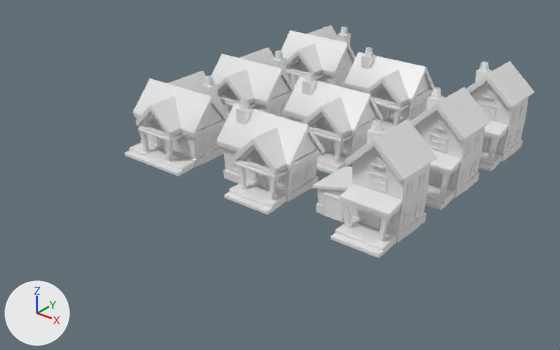
The FBX model Assets/art/houses.fbx as it was, and as the next commit left it.
Rendered twice from a 50 mm lens placed at (24.9, -30.0, 19.4), pointed at (-0.4, 1.7, -0.3). Lighting does not change. The marker at lower left points along +X, +Y and +Z. Where no turn or scale is listed for an object, it has been applied to the vertices.

Objects in the first picture: 'house1_blue', 'house1_green', 'house1_pink', 'house2_blue', 'house2_orange', 'house2_pink', 'house3_green', 'house3_orange', 'house3_purple'.
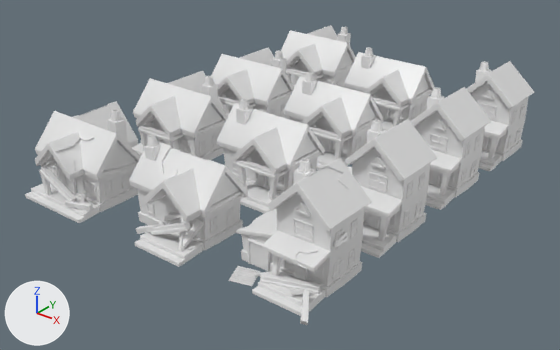
Changed parts and their boxes [x1, y1, x2, y2] in the pictures (560 x 350 px):
```json
{"object": "house3_broken", "change": "added", "after": [229, 158, 372, 325]}
{"object": "house1_broken", "change": "added", "after": [129, 135, 248, 267]}
{"object": "house2_broken", "change": "added", "after": [25, 101, 141, 223]}
```

Edits to the scene script, one JSON object a line:
```json
{"op": "add", "block": "mat_broken", "code": ["mat_broken = principled_material('broken')", "mat_broken.base_color = (0.8, 0.8, 0.8)  # white #e7e7e7", "mat_broken.roughness = 0.4"]}
{"op": "add", "block": "me_cube_061", "code": ["me_cube_061 = bpy.data.meshes.new('Cube.061')", "me_cube_061.from_pydata(...)  # 1774 vertices, 1702 faces; spans x -2.59..2.61, y -2.52..3.37, z 0.0..4.85", "me_cube_061.materials.append(mat_broken)  # white #e7e7e7"]}
{"op": "add", "block": "me_cube_062", "code": ["me_cube_062 = bpy.data.meshes.new('Cube.062')", "me_cube_062.from_pydata(...)  # 1665 vertices, 1613 faces; spans x -2.56..2.61, y -2.86..1.82, z 0.0..4.45", "me_cube_062.materials.append(mat_broken)  # white #e7e7e7"]}
{"op": "add", "block": "me_cube_063", "code": ["me_cube_063 = bpy.data.meshes.new('Cube.063')", "me_cube_063.from_pydata(...)  # 2007 vertices, 1969 faces; spans x -2.82..2.89, y -3.34..1.85, z -0.06..5.19", "me_cube_063.materials.append(mat_broken)  # white #e7e7e7"]}
{"op": "add", "block": "ob_house2_broken", "code": ["ob_house2_broken = bpy.data.objects.new('house2_broken', me_cube_061)", "ob_house2_broken.location = (-6.89, -7.0, 0.0)"]}
{"op": "add", "block": "ob_house1_broken", "code": ["ob_house1_broken = bpy.data.objects.new('house1_broken', me_cube_062)", "ob_house1_broken.location = (0.0, -6.38, 0.0)"]}
{"op": "add", "block": "ob_house3_broken", "code": ["ob_house3_broken = bpy.data.objects.new('house3_broken', me_cube_063)", "ob_house3_broken.location = (6.77, -5.9, 0.0)"]}
```
